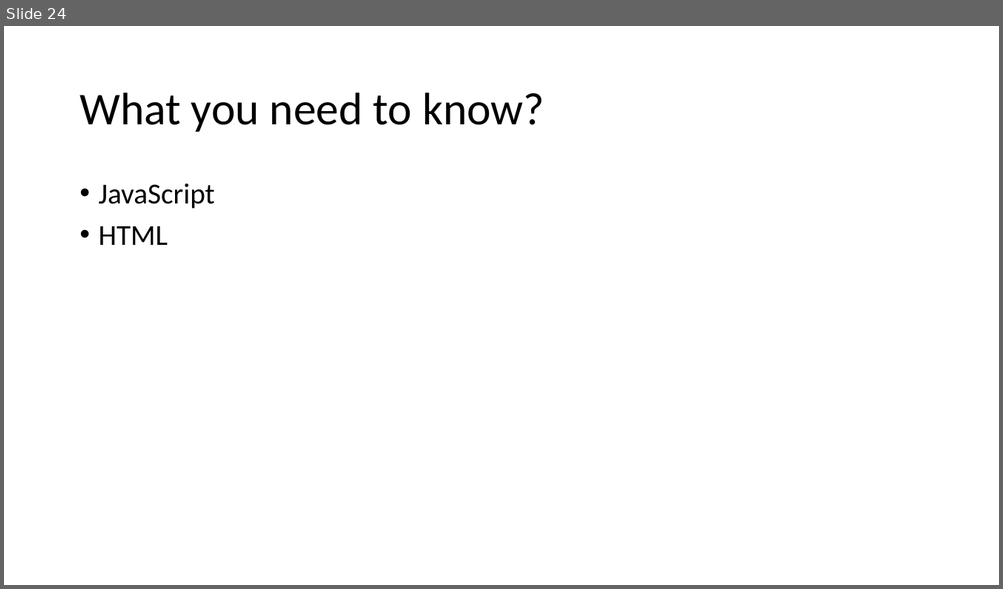
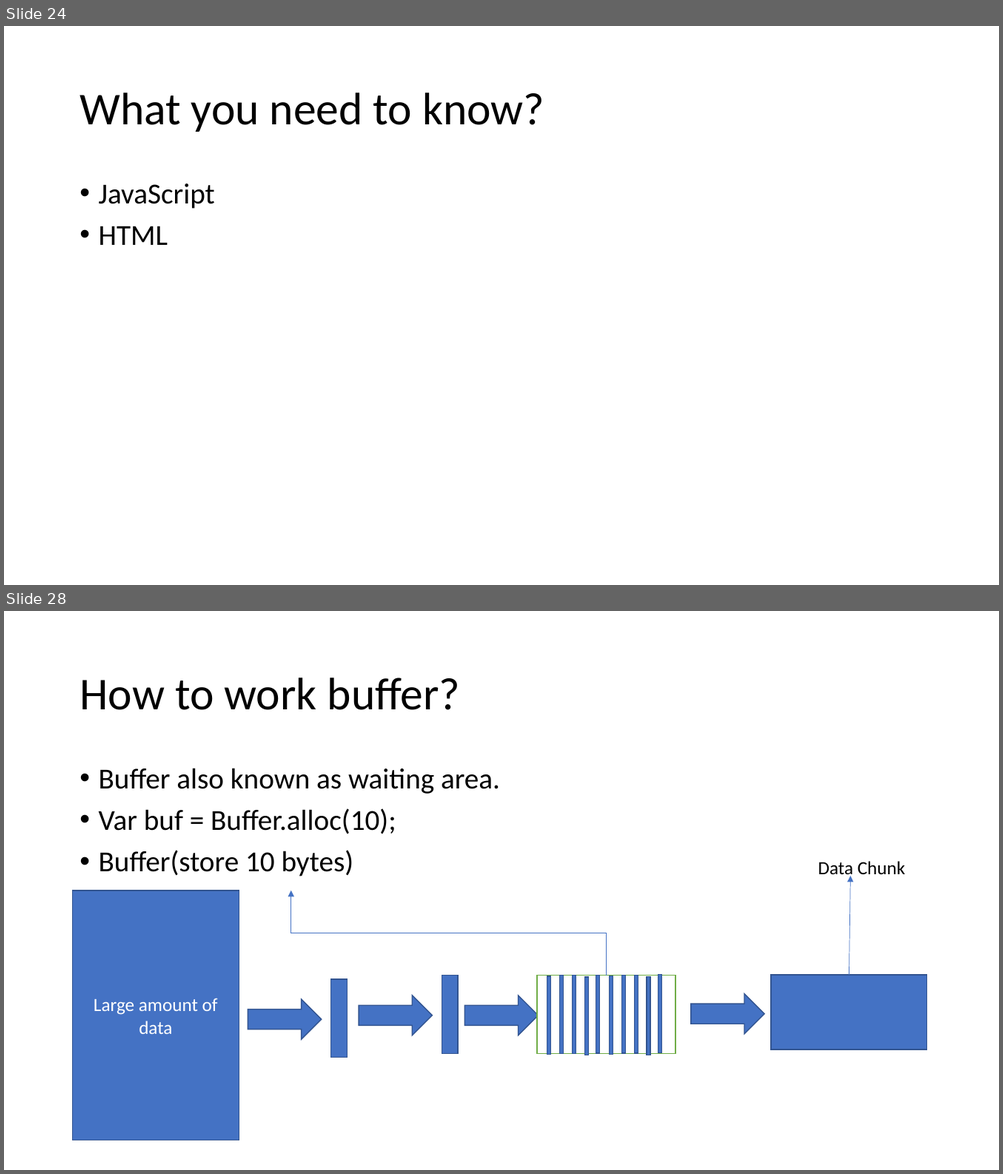
Before and after one commit to PiyushChaturvedii/batch03, a slide deck: What is Node.pptx. Shown one above the other, each under a label of ours: slide 24 before the commit, slides 24 and 28 after it; the slides between them are not shown. The pictures are 1003x589 and 1003x1174 pixels, drawn with LibreOffice and Linux fonts; fonts in the diff are those of the drawing. Boxes give left, top, right and bottom in pixels: in the first picture for what was removed or moved away, otherwise in the second. Text is boxed around its words. In the diff, an @@ line names an element or a change of style, - is before the commit and + after.

```diff
--- a/What is Node.pptx
+++ b/What is Node.pptx
@@ slide 28 added at (4,611,999,1170), background #FFFFFF @@
@@ title added at (79,678,461,710), 44 pt, text #000000 @@
+How to work buffer?
@@ text added at (99,768,500,877), 28 pt, text #000000 @@
+• Buffer also known as waiting area.
+• Var buf = Buffer.alloc(10);
+• Buffer(store 10 bytes)
@@ text added at (818,861,905,880), 18 pt, text #000000 @@
+Data Chunk
@@ arrow added from (848, 975) to (850, 876), #4472C4 0.5 pt @@
@@ rectangle added at (73,891,239,1141), fill #4472C4, outline #325491 1 pt, 18 pt, text #FFFFFF @@
+Large amount of data
@@ elbow arrow added from (606, 976) to (291, 891), #4472C4 0.5 pt @@
@@ rectangle added at (331,980,347,1058), fill #4472C4, outline #325491 1 pt @@
@@ rectangle added at (442,976,458,1054), fill #4472C4, outline #325491 1 pt @@
@@ rectangle added at (537,976,675,1054), fill #FFFFFF, outline #70AD47 1 pt @@
@@ rectangle added at (547,977,551,1055), fill #4472C4, outline #325491 1 pt @@
@@ rectangle added at (559,976,563,1054), fill #4472C4, outline #325491 1 pt @@
@@ rectangle added at (572,976,575,1054), fill #4472C4, outline #325491 1 pt @@
@@ rectangle added at (584,977,588,1056), fill #4472C4, outline #325491 1 pt @@
@@ rectangle added at (596,975,600,1054), fill #4472C4, outline #325491 1 pt @@
@@ rectangle added at (609,977,613,1055), fill #4472C4, outline #325491 1 pt @@
@@ rectangle added at (622,975,626,1054), fill #4472C4, outline #325491 1 pt @@
@@ rectangle added at (634,975,637,1054), fill #4472C4, outline #325491 1 pt @@
@@ rectangle added at (646,977,650,1056), fill #4472C4, outline #325491 1 pt @@
@@ rectangle added at (658,975,662,1054), fill #4472C4, outline #325491 1 pt @@
@@ rectangle added at (771,975,927,1050), fill #4472C4, outline #325491 1 pt @@
@@ right arrow added at (248,999,322,1040), fill #4472C4, outline #325491 1 pt @@
@@ right arrow added at (358,996,432,1037), fill #4472C4, outline #325491 1 pt @@
@@ right arrow added at (464,996,538,1037), fill #4472C4, outline #325491 1 pt @@
@@ right arrow added at (691,994,765,1035), fill #4472C4, outline #325491 1 pt @@
```
Also in this commit, not shown: 7 other slides added, 18 other files.
